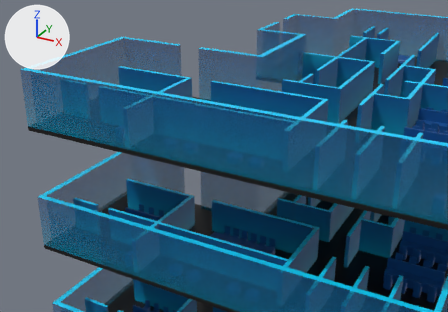
One commit to the glTF model models/floorPlanAnim.glb: the scene before it, then after it.
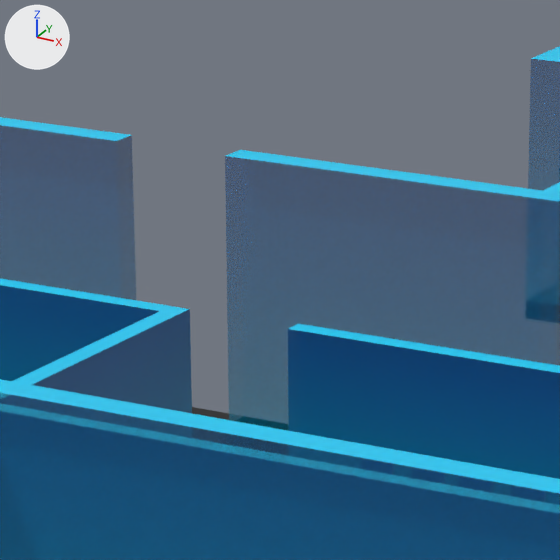
Each version is shown from a camera (50 mm lens) standing at (19.06, -51.97, 37.7) and looking at (-5.63, -7.07, 15.25), then close up on the part from 35% to 59% of the width and 6% to 40% of the height. The lights are fixed; the arrows at upper left show +X, +Y and +Z. Where no turn or scale is listed for an object, it has been applied to the vertices.

Script lines for the objects in view, before the commit:
```python
me_cube_014 = bpy.data.meshes.new('Cube.014')
me_cube_014.from_pydata(...)  # a box spanning x -1.0..1.0, y -1.0..1.0, z -1.0..1.0
me_mesh_016 = bpy.data.meshes.new('Mesh.016')
me_mesh_016.from_pydata(...)  # 2640 vertices, 4756 faces; spans x -11.6..17.8, y -5.5..29.9, z -0.2..1.7
me_mesh_016.materials.append(mat_objectmat_004)  # picture img_floorplan_base
me_mesh_017 = bpy.data.meshes.new('Mesh.017')
me_mesh_017.from_pydata(...)  # 80 vertices, 114 faces; spans x -24.3..10.2, y -3.2..34.1, z -0.4..0.0
me_mesh_017.materials.append(mat_floorplanbase_004)  # black #000000
ob_doorposition_015 = bpy.data.objects.new('doorPosition.015', me_cube_014)
ob_doorposition_015.parent = ob_floor5
ob_doorposition_015.location = (-9.659, -5.908, 0.0)
ob_doorposition_015.scale = (0.0, 0.0, 0.0)
ob_floorplanbase_005 = bpy.data.objects.new('FloorplanBase.005', me_mesh_017)
ob_floorplanbase_005.location = (7.06, -15.45, 19.82)
ob_objects_005 = bpy.data.objects.new('Objects.005', me_mesh_016)
ob_objects_005.location = (-1.46, -12.15, 19.81)
# also in view: '2.5D Floorplan.005' at (0.0, 0.0, 22.18)
```
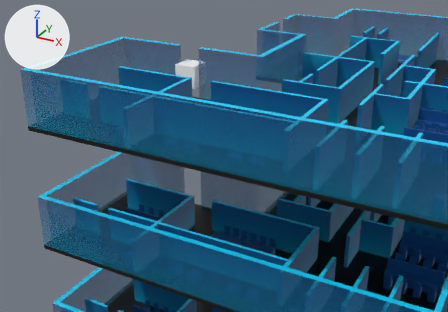
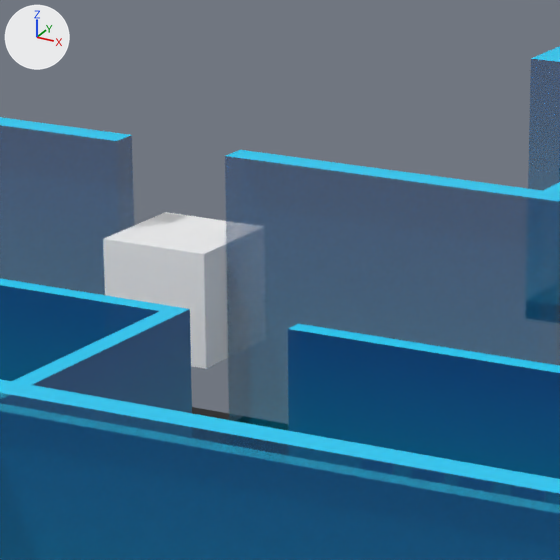
The change, as a diff of the scene's bpy script:
```diff
--- a/models/floorPlanAnim.glb.py
+++ b/models/floorPlanAnim.glb.py
@@ mat_invisiblemat @@
+mat_invisiblemat = principled_material('invisibleMat')
+mat_invisiblemat.base_color = (1.0, 1.0, 1.0)  # white #ffffff
+mat_invisiblemat.metallic = 1.0
+mat_invisiblemat.roughness = 1.0
@@ me_cube_014 @@
 me_cube_014.from_pydata(...)  # 8 vertices, 12 faces; spans x -1.0..1.0, y -1.0..1.0, z -1.0..1.0
+me_cube_014.materials.append(mat_invisiblemat)  # white #ffffff
@@ ob_doorposition_015 @@
 ob_doorposition_015.location = (-9.659, -5.908, 0.0)
-ob_doorposition_015.scale = (0.0, 0.0, 0.0)
```

Pixel boxes (x1, y1, x2, y2) of what changed, in the close-ups (560 x 560 px):
'doorPosition.015', recoloured, rescaled (not visible before): after (103, 212, 266, 369)
